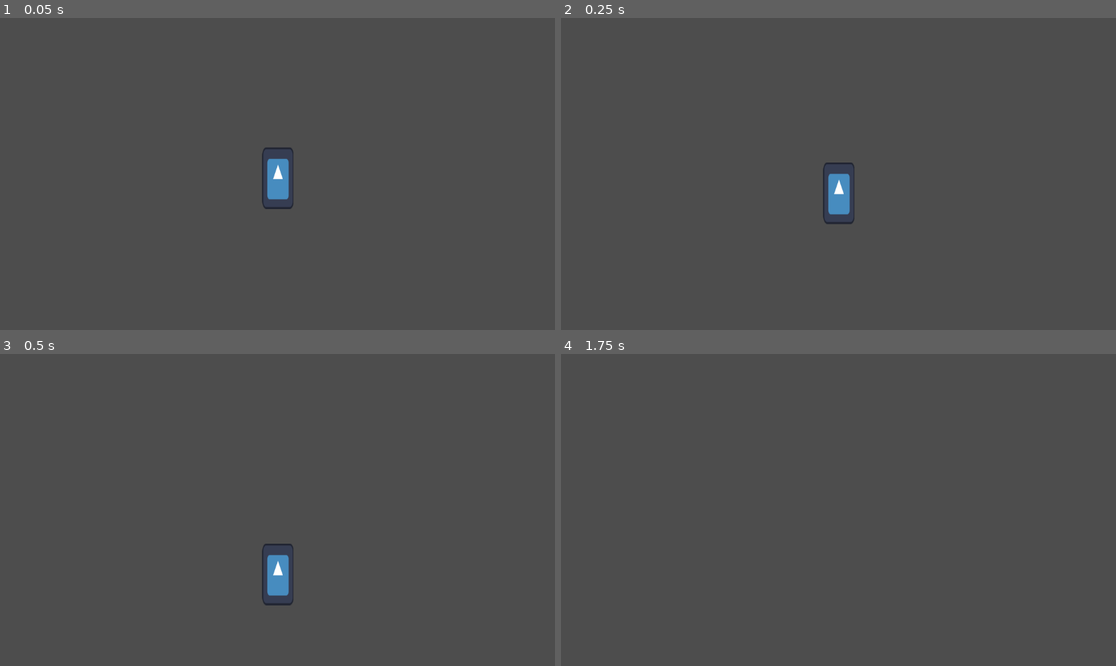
Above: before the commit, frames 1-4 (two rows, left to right).
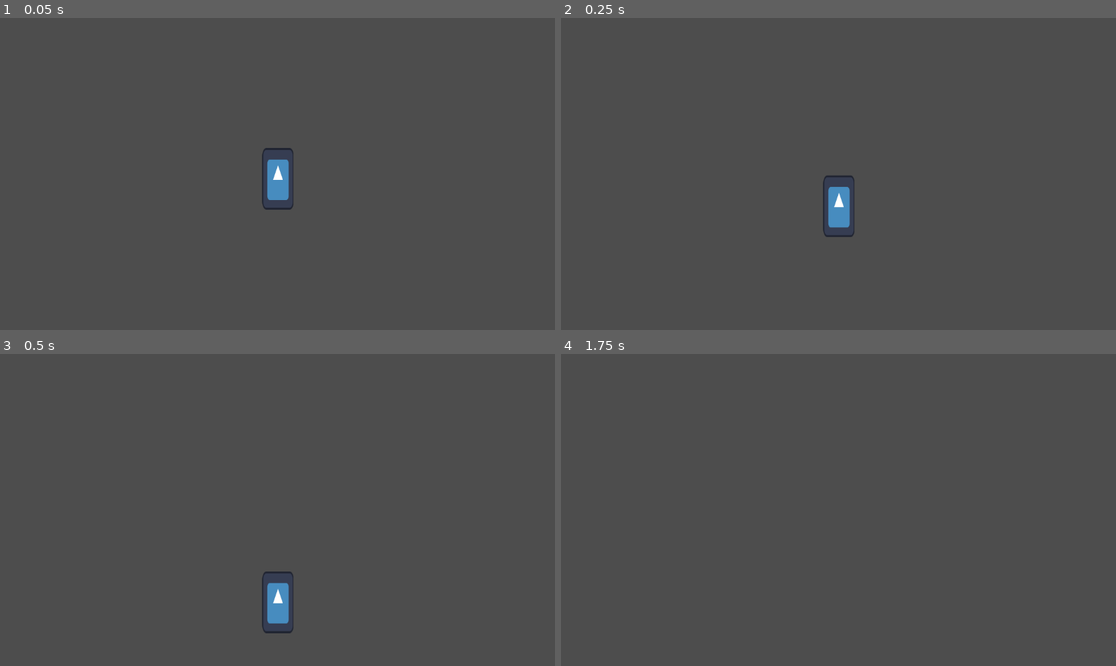
Above: after the commit, the same moments.

Repository: Realex78/KalPunch
Game: Godot game, scene res://Scenes/test_scene.tscn
Same seed, same stepped clock (60 frames per second), same inputs: the game is played once before the commit and once after it. The engine's default icon, where the game draws it, is replaced by a stand-in: a white triangle on a blue panel in a dark square.
Inputs:
- Up to frame 1 (0.05 s): no input
- Up to frame 2 (0.25 s): no input
- Up to frame 3 (0.5 s): no input
- Up to frame 4 (1.75 s): tap Enter at 1.25 s

The runs differ from the first frame. In frame 1, less than 0.1% of the frame differs, in the area x 47-53%, y 41-62%; in frame 2, 0.5%; in frame 3, 0.9%, in the area x 47-53%, y 60-90%; in frame 4, nothing differs.

Commit message:
nuevo codigo
nose

Diff:
--- a/project.godot
+++ b/project.godot
@@ -14,6 +14,10 @@
 run/main_scene="res://Scenes/test_scene.tscn"
 config/features=PackedStringArray("4.2", "Forward Plus")
 config/icon="res://icon.svg"
+
+[display]
+
+window/stretch/aspect="ignore"
 
 [input]
 
--- a/test_player.gd
+++ b/test_player.gd
@@ -1,28 +1,16 @@
 extends CharacterBody2D
 
-
-const SPEED = 300.0
-const JUMP_VELOCITY = -400.0
-
-# Get the gravity from the project settings to be synced with RigidBody nodes.
-var gravity = ProjectSettings.get_setting("physics/2d/default_gravity")
-
+@export var speed = 300
+@export var gravity = 30
 
 func _physics_process(delta):
-	# Add the gravity.
-	if not is_on_floor():
-		velocity.y += gravity * delta
+	if !is_on_floor():
+		velocity.y += gravity
+		if velocity.y > 500:
+			velocity.y = 500
 
-	# Handle jump.
-	if Input.is_action_just_pressed("Jump(A)") and is_on_floor():
-		velocity.y = JUMP_VELOCITY
+	var horizontal_direction = Input.get_axis("D-pad(Left)","D-pad(Right)")
 
-	# Get the input direction and handle the movement/deceleration.
-	# As good practice, you should replace UI actions with custom gameplay actions.
-	var direction = Input.get_axis("D-pad(Left)", "D-pad(Right)")
-	if direction:
-		velocity.x = direction * SPEED
-	else:
-		velocity.x = move_toward(velocity.x, 0, SPEED)
+	velocity.x = speed * horizontal_direction
 
 	move_and_slide()
